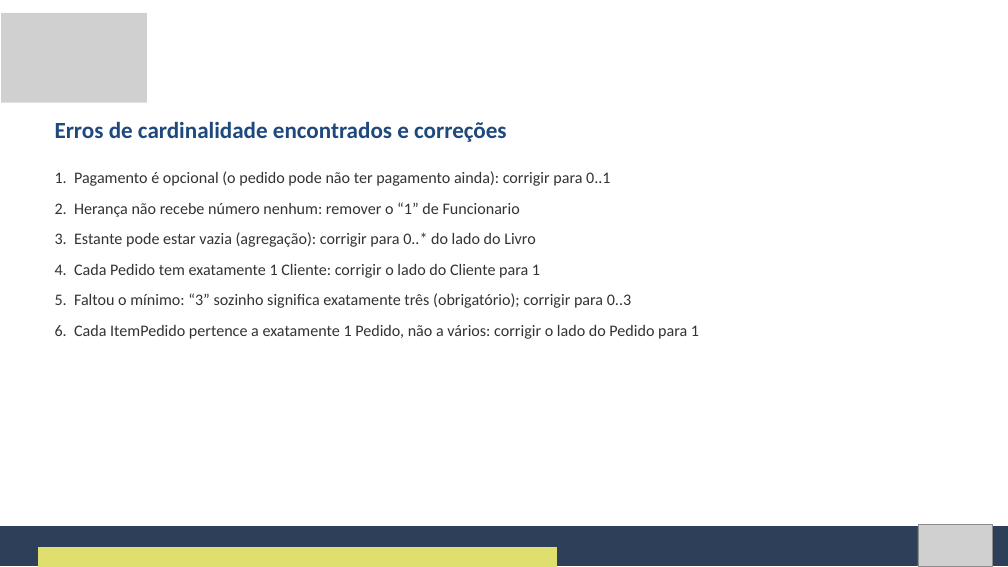
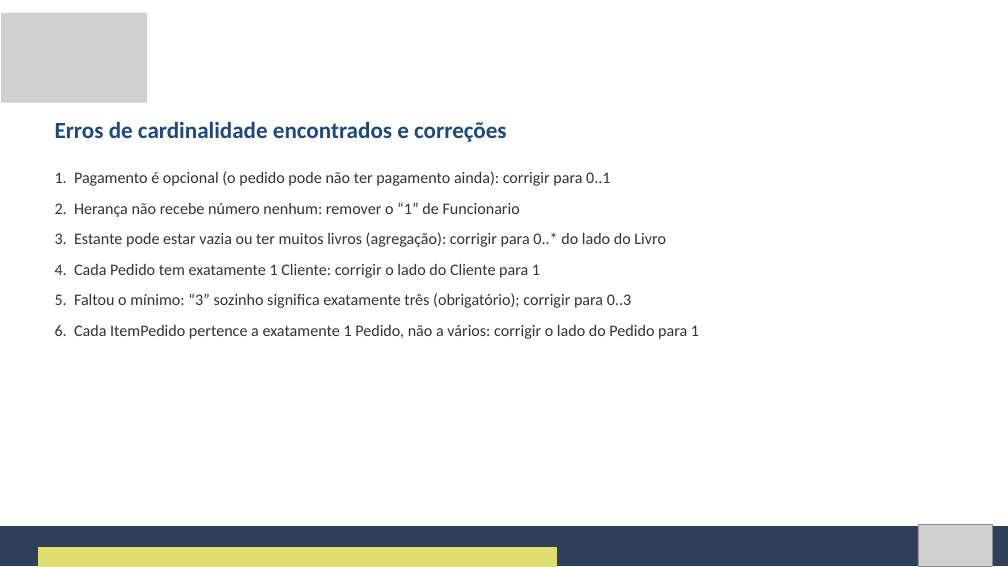
Before and after one commit to Natan20/Curso-Modelagem-De-Sistemas-Material, a slide deck: slide 99 of Aula 06 - 25-09-2026/Aula 6 - Slides.pptx. Drawn at 1008x567 pixels with LibreOffice and Linux fonts; fonts in the diff are those of the drawing; grey boxes stand for pictures. Boxes give left, top, right and bottom in pixels: in the first picture for what was removed or moved away, otherwise in the second. Text is boxed around its words. In the diff, an @@ line names an element or a change of style, - is before the commit and + after.

Commit message:
Corrige cardinalidade Estante-Livro e amplia Apostila da Aula 6
Estante 0..1 —— 0..* Livro: o 0..1 do lado da Estante é o que mostra que o livro existe fora de qualquer estante (agregação). Apostila ganha as seções 1.7 e 1.8 (das palavras do texto à cardinalidade; passo a passo com exemplo resolvido).

```diff
--- a/Aula 06 - 25-09-2026/Aula 6 - Slides.pptx
+++ b/Aula 06 - 25-09-2026/Aula 6 - Slides.pptx
@@ text at <box>55,232,666,247</box>: text changed @@
-3. Estante pode estar vazia (agregação): corrigir para 0..* do lado do Livro
+3. Estante pode estar vazia ou ter muitos livros (agregação): corrigir para 0..* do lado do Livro
```
Also in this commit, not shown: 12 other slides changed, 2 other files.
